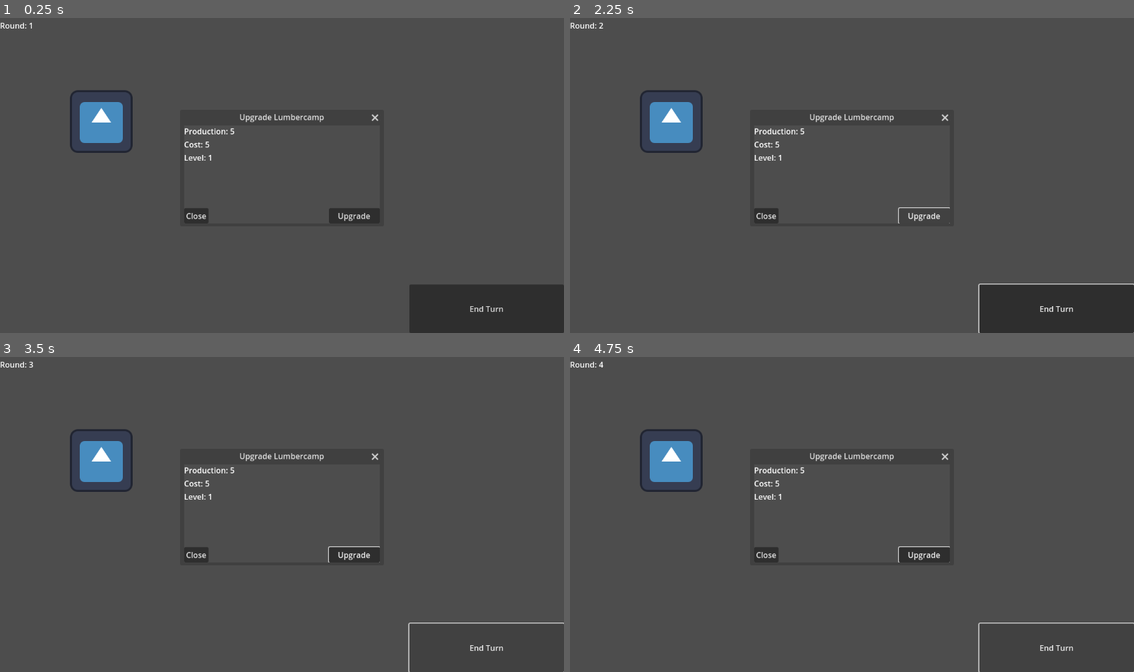
Above: before the commit, frames 1-4 (two rows, left to right).
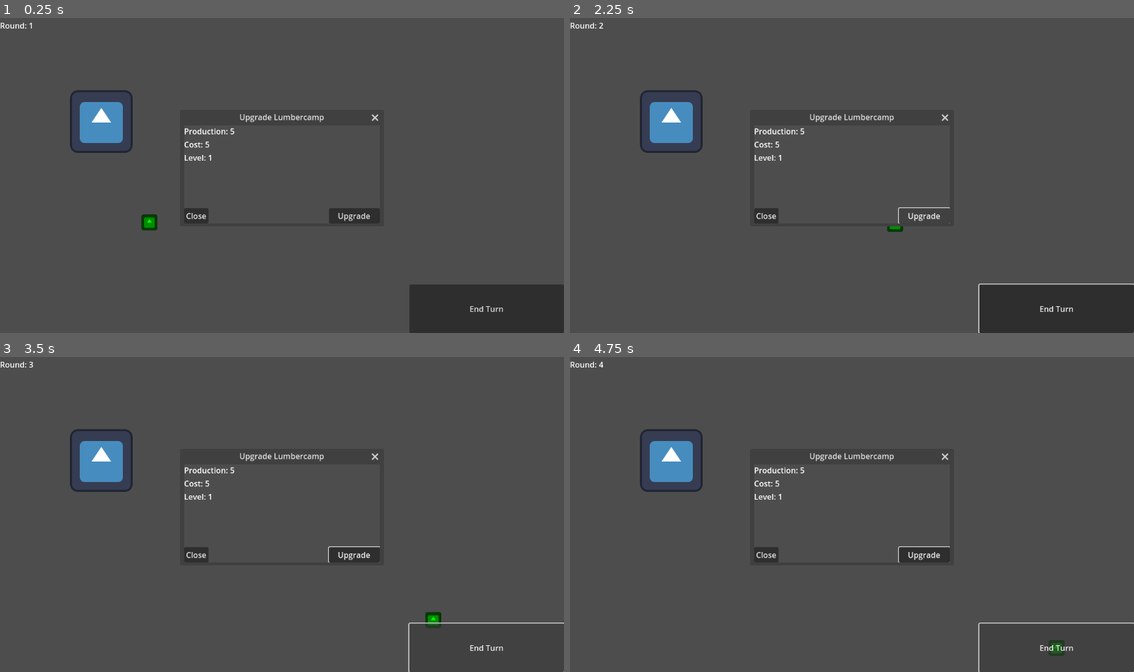
Above: after the commit, the same moments.

Repository: TheSephyr/Miner
Game: Godot game, scene res://main_game_scene.tscn
The game is run twice, just before and just after one commit, with the same random seed, the same clock (stepped at 60 frames per second) and the same inputs. The engine's default icon, where the game draws it, is replaced by a stand-in: a white triangle on a blue panel in a dark square.
Inputs:
- Up to frame 1 (0.25 s): no input
- Up to frame 2 (2.25 s): click "Upgrade" at 0.5 s; click "End Turn" at 1.25 s; click "Upgrade" at 2 s
- Up to frame 3 (3.5 s): click "End Turn" at 2.75 s
- Up to frame 4 (4.75 s): click "Upgrade" at 3.5 s; click "End Turn" at 4.25 s

The runs differ from the first frame. In frame 1, 0.1% of the frame differs, in the area x 25-28%, y 62-68%; in frame 2, less than 0.1%; in frame 3, 0.1%; in frame 4, 0.1%.

Commit message:
Main game scene update

Diff:
--- /dev/null
+++ b/Grid.gd
@@ -0,0 +1,55 @@
+extends Node2D
+
+const tileScene = preload("res://tile.tscn")
+const spawn_tile = preload("res://spawn_tile.tscn")
+
+var width: int = 6
+var height: int = 5
+var cellSize: int = 128
+var showDebug: bool = false
+
+var grid: Dictionary = {}
+var spawns: Dictionary = {}
+
+# Called when the node enters the scene tree for the first time.
+func _ready():
+	generateGrid()
+	pass # Replace with function body.
+
+# Called every frame. 'delta' is the elapsed time since the previous frame.
+#func _process(_delta):
+	#pass
+
+
+func generateGrid() -> void:
+	for x in width:
+		for y in height:
+			var _pos = Vector2(x,y)
+			# Create the gridcellSize
+			var tile = tileScene.instantiate()
+			tile.position = gridToWorld(Vector2(x,y))
+			add_child(tile)
+			grid[_pos] = tile
+
+			if showDebug:
+				var rect = ReferenceRect.new()
+				rect.size = Vector2(cellSize, cellSize)
+				rect.editor_only = false
+				tile.add_child(rect)
+				var label = Label.new()
+				label.text = str(Vector2(x,y))
+				tile.add_child(label)
+
+	for y in height:
+		var _pos = Vector2(width, y)
+		var spwanTile = spawn_tile.instantiate()
+		spwanTile.position = gridToWorld(Vector2(width, y))
+		add_child(spwanTile)
+		spawns[_pos] = spwanTile
+
+
+func gridToWorld(_pos: Vector2) -> Vector2:
+	return _pos * cellSize
+
+func worldToGrid(_pos: Vector2) -> Vector2:
+	return floor(_pos / cellSize)
--- /dev/null
+++ b/Hero.gd
@@ -0,0 +1,32 @@
+extends Node2D
+
+@export var selected: bool = true
+@export var speed: int = 200
+var targetPosition: Vector2 = Vector2(1000, 100)
+
+
+# Called when the node enters the scene tree for the first time.
+func _ready():
+	pass # Replace with function body.
+
+
+# Called every frame. 'delta' is the elapsed time since the previous frame.
+func _process(delta):
+	position = position.move_toward(targetPosition, delta * speed)
+
+func _input(event):
+	if (selected):
+		if (event is InputEventMouseButton and event.is_pressed()):
+			targetPosition = event.position
+			print(event.position)
+			print("print lci")
+
+
+func _on_static_body_2d_input_event(viewport, event, shape_idx):
+	#print("Clicked")
+	pass # Replace with function body.
+
+
+func _on_static_body_2d_mouse_entered():
+	#print("entered")
+	pass # Replace with function body.
--- /dev/null
+++ b/enemy.gd
@@ -0,0 +1,14 @@
+extends Node2D
+
+var targetPosition: Vector2 = Vector2(1000, 100)
+var speed : int = 200
+
+# Called when the node enters the scene tree for the first time.
+func _ready():
+	pass # Replace with function body.
+
+
+# Called every frame. 'delta' is the elapsed time since the previous frame.
+func _process(delta):
+	position = position.move_toward(targetPosition, delta * speed)
+	pass
--- /dev/null
+++ b/enemy.tscn
@@ -0,0 +1,11 @@
+[gd_scene load_steps=3 format=3 uid="uid://balotneb2o1ev"]
+
+[ext_resource type="Script" path="res://enemy.gd" id="1_v03ua"]
+[ext_resource type="Texture2D" uid="uid://tcxawwtwjkef" path="res://icon.svg" id="1_ynx3s"]
+
+[node name="Enemy" type="Node2D"]
+script = ExtResource("1_v03ua")
+
+[node name="Sprite2D" type="Sprite2D" parent="."]
+scale = Vector2(0.5, 0.5)
+texture = ExtResource("1_ynx3s")
--- /dev/null
+++ b/game_map.gd
@@ -0,0 +1,14 @@
+extends Node2D
+
+
+# Called when the node enters the scene tree for the first time.
+func _ready():
+	pass # Replace with function body.
+
+
+# Called every frame. 'delta' is the elapsed time since the previous frame.
+func _process(delta):
+	pass
+
+func _input(event):
+	pass
--- /dev/null
+++ b/game_map.tscn
@@ -0,0 +1,10 @@
+[gd_scene load_steps=3 format=3 uid="uid://bf22fng05qyic"]
+
+[ext_resource type="Script" path="res://Grid.gd" id="1_173vy"]
+[ext_resource type="Script" path="res://game_map.gd" id="1_wm3v2"]
+
+[node name="GameMap" type="Node2D"]
+script = ExtResource("1_wm3v2")
+
+[node name="Grid" type="Node2D" parent="."]
+script = ExtResource("1_173vy")
--- /dev/null
+++ b/hero.tscn
@@ -0,0 +1,25 @@
+[gd_scene load_steps=4 format=3 uid="uid://cog5qeic6x1nh"]
+
+[ext_resource type="Script" path="res://Hero.gd" id="1_tvu2k"]
+[ext_resource type="Texture2D" uid="uid://tcxawwtwjkef" path="res://icon.svg" id="2_qvxk4"]
+
+[sub_resource type="RectangleShape2D" id="RectangleShape2D_7qk2y"]
+size = Vector2(129, 128)
+
+[node name="Hero" type="Node2D"]
+scale = Vector2(0.25, 0.25)
+script = ExtResource("1_tvu2k")
+
+[node name="Sprite2D" type="Sprite2D" parent="."]
+modulate = Color(0, 1, 0, 1)
+texture = ExtResource("2_qvxk4")
+
+[node name="StaticBody2D" type="StaticBody2D" parent="."]
+input_pickable = true
+
+[node name="CollisionShape2D" type="CollisionShape2D" parent="StaticBody2D"]
+position = Vector2(-0.5, 0)
+shape = SubResource("RectangleShape2D_7qk2y")
+
+[connection signal="input_event" from="StaticBody2D" to="." method="_on_static_body_2d_input_event"]
+[connection signal="mouse_entered" from="StaticBody2D" to="." method="_on_static_body_2d_mouse_entered"]
--- a/main_game_scene.tscn
+++ b/main_game_scene.tscn
@@ -1,7 +1,8 @@
-[gd_scene load_steps=3 format=3 uid="uid://bi731yxnuinwa"]
+[gd_scene load_steps=4 format=3 uid="uid://bi731yxnuinwa"]
 
 [ext_resource type="PackedScene" uid="uid://bgk2711fs817b" path="res://lumbercamp.tscn" id="1_2uc78"]
 [ext_resource type="Script" path="res://main_game_scene.gd" id="1_jf4tm"]
+[ext_resource type="PackedScene" uid="uid://cog5qeic6x1nh" path="res://hero.tscn" id="3_p86in"]
 
 [node name="MainGameScene" type="Node2D"]
 script = ExtResource("1_jf4tm")
@@ -36,4 +37,7 @@
 layout_mode = 2
 text = "XXX"
 
+[node name="Hero" parent="." instance=ExtResource("3_p86in")]
+position = Vector2(260, 443)
+
 [connection signal="button_down" from="CanvasLayer/NextRoundButton" to="." method="_on_next_round_button_button_down"]
--- /dev/null
+++ b/spawn_tile.tscn
@@ -0,0 +1,12 @@
+[gd_scene load_steps=2 format=3 uid="uid://bwi2phxxn3j0s"]
+
+[ext_resource type="Texture2D" uid="uid://tcxawwtwjkef" path="res://icon.svg" id="1_xv0ea"]
+
+[node name="SpawnTile" type="Node2D"]
+metadata/_edit_lock_ = true
+
+[node name="Sprite2D" type="Sprite2D" parent="."]
+modulate = Color(0, 0, 0.384314, 1)
+position = Vector2(64, 64)
+rotation = 3.14159
+texture = ExtResource("1_xv0ea")
--- /dev/null
+++ b/tile.gd
@@ -0,0 +1,60 @@
+extends Node2D
+
+@onready var sprite = $Sprite2D
+@onready var buildDialog = $BuildDialog
+var hover: bool = false
+var currentType: TowerType = TowerType.NOTHING
+
+
+enum TowerType {NOTHING, TOWER, FARM}
+
+# Called when the node enters the scene tree for the first time.
+func _ready():
+	pass # Replace with function body.
+
+
+# Called every frame. 'delta' is the elapsed time since the previous frame.
+func _process(delta):
+	pass
+
+func _on_static_body_2d_input_event(viewport, event, shape_idx):
+	if event is InputEventMouseButton:
+		buildDialog.visible = true
+		print("click")
+
+
+func _on_static_body_2d_mouse_entered():
+	print("True")
+	hover = true
+	sprite.modulate = "ffff00"
+	pass # Replace with function body.
+
+
+func _on_static_body_2d_mouse_exited():
+	hover = false
+	updateColor()
+
+
+func _on_build_dialog_close_requested():
+	buildDialog.visible = false
+
+
+func _on_tower_button_down():
+	currentType = TowerType.TOWER
+	updateColor()
+
+
+
+func _on_farm_button_down():
+	currentType = TowerType.FARM
+	updateColor()
+
+
+func updateColor():
+	match (currentType):
+		TowerType.NOTHING:
+			sprite.modulate = "ffffff"
+		TowerType.FARM:
+			sprite.modulate = "77ff00"
+		TowerType.TOWER:
+			sprite.modulate = "ff0066"
--- /dev/null
+++ b/tile.tscn
@@ -0,0 +1,49 @@
+[gd_scene load_steps=4 format=3 uid="uid://lgi7wvup3c3y"]
+
+[ext_resource type="Script" path="res://tile.gd" id="1_5rv7n"]
+[ext_resource type="Texture2D" uid="uid://tcxawwtwjkef" path="res://icon.svg" id="1_7k1bb"]
+
+[sub_resource type="RectangleShape2D" id="RectangleShape2D_oi1oi"]
+size = Vector2(128, 128)
+
+[node name="Tile" type="Node2D"]
+script = ExtResource("1_5rv7n")
+metadata/_edit_lock_ = true
+
+[node name="Sprite2D" type="Sprite2D" parent="."]
+position = Vector2(64, 64)
+texture = ExtResource("1_7k1bb")
+
+[node name="StaticBody2D" type="StaticBody2D" parent="."]
+position = Vector2(64, 64)
+input_pickable = true
+
+[node name="CollisionShape2D" type="CollisionShape2D" parent="StaticBody2D"]
+shape = SubResource("RectangleShape2D_oi1oi")
+
+[node name="BuildDialog" type="Window" parent="."]
+title = "Building Dialog"
+initial_position = 1
+size = Vector2i(400, 200)
+visible = false
+
+[node name="VBoxContainer" type="VBoxContainer" parent="BuildDialog"]
+anchors_preset = 10
+anchor_right = 1.0
+offset_bottom = 66.0
+grow_horizontal = 2
+
+[node name="Tower" type="Button" parent="BuildDialog/VBoxContainer"]
+layout_mode = 2
+text = "Tower"
+
+[node name="Farm" type="Button" parent="BuildDialog/VBoxContainer"]
+layout_mode = 2
+text = "Farm"
+
+[connection signal="input_event" from="StaticBody2D" to="." method="_on_static_body_2d_input_event"]
+[connection signal="mouse_entered" from="StaticBody2D" to="." method="_on_static_body_2d_mouse_entered"]
+[connection signal="mouse_exited" from="StaticBody2D" to="." method="_on_static_body_2d_mouse_exited"]
+[connection signal="close_requested" from="BuildDialog" to="." method="_on_build_dialog_close_requested"]
+[connection signal="button_down" from="BuildDialog/VBoxContainer/Tower" to="." method="_on_tower_button_down"]
+[connection signal="button_down" from="BuildDialog/VBoxContainer/Farm" to="." method="_on_farm_button_down"]
Not shown, added: gam160B.tmp
Not shown, added: gam998.tmp
